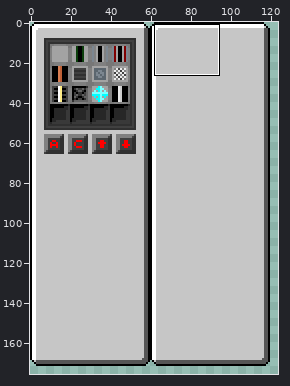
File history of a sprite sheet, assets/gui/gui_rbmk_builder.png. Above, an overview of the earlier version with the close-up marked.
Close-up. The starting point:
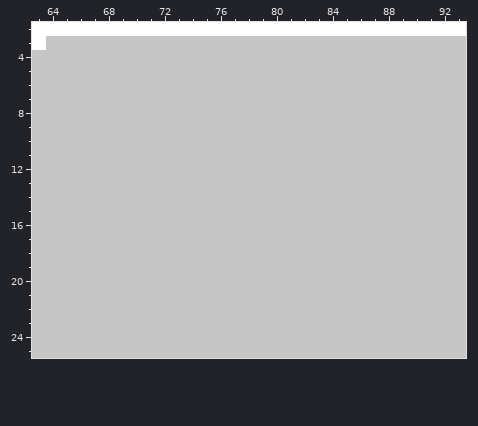
The file is 256x256 pixels. Colours within 5 levels of each other are drawn and written as one. Shown: x 63..93, y 2..25. The wide view leaves out empty margins.
The result:
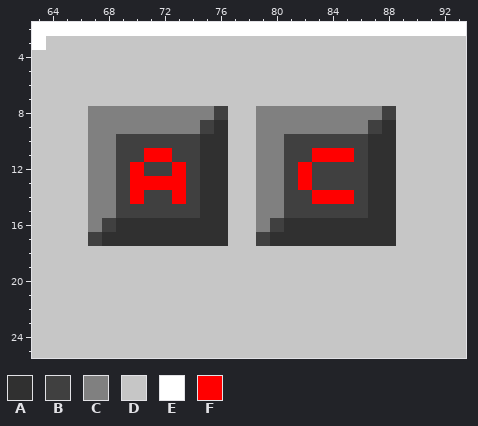
Palette (. is transparent): A #303030  B #404040  C #808080  D #c6c6c6  E #ffffff  F #ff0000
The edit:
Changed rows in their new state; - is an unchanged pixel.
first column x 67:
 8 CCCCCCCCCB--CCCCCCCCCB
 9 CCCCCCCCBA--CCCCCCCCBA
10 CCBBBBBBAA--CCBBBBBBAA
11 CCBBFFBBAA--CCBBFFFBAA
12 CCBFBBFBAA--CCBFBBBBAA
13 CCBFFFFBAA--CCBFBBBBAA
14 CCBFBBFBAA--CCBBFFFBAA
15 CCBBBBBBAA--CCBBBBBBAA
16 CBAAAAAAAA--CBAAAAAAAA
17 BAAAAAAAAA--BAAAAAAAAA
